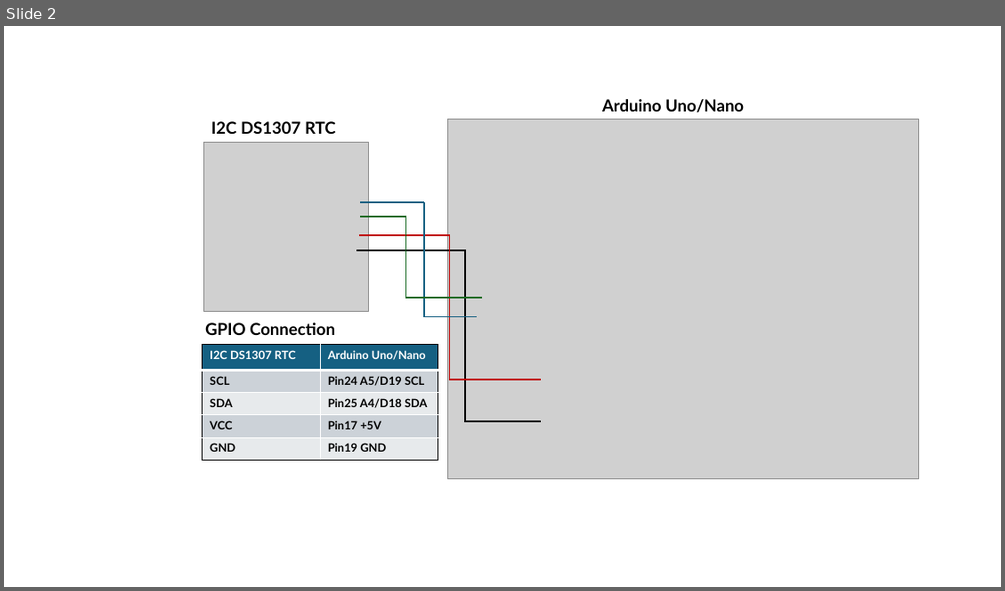
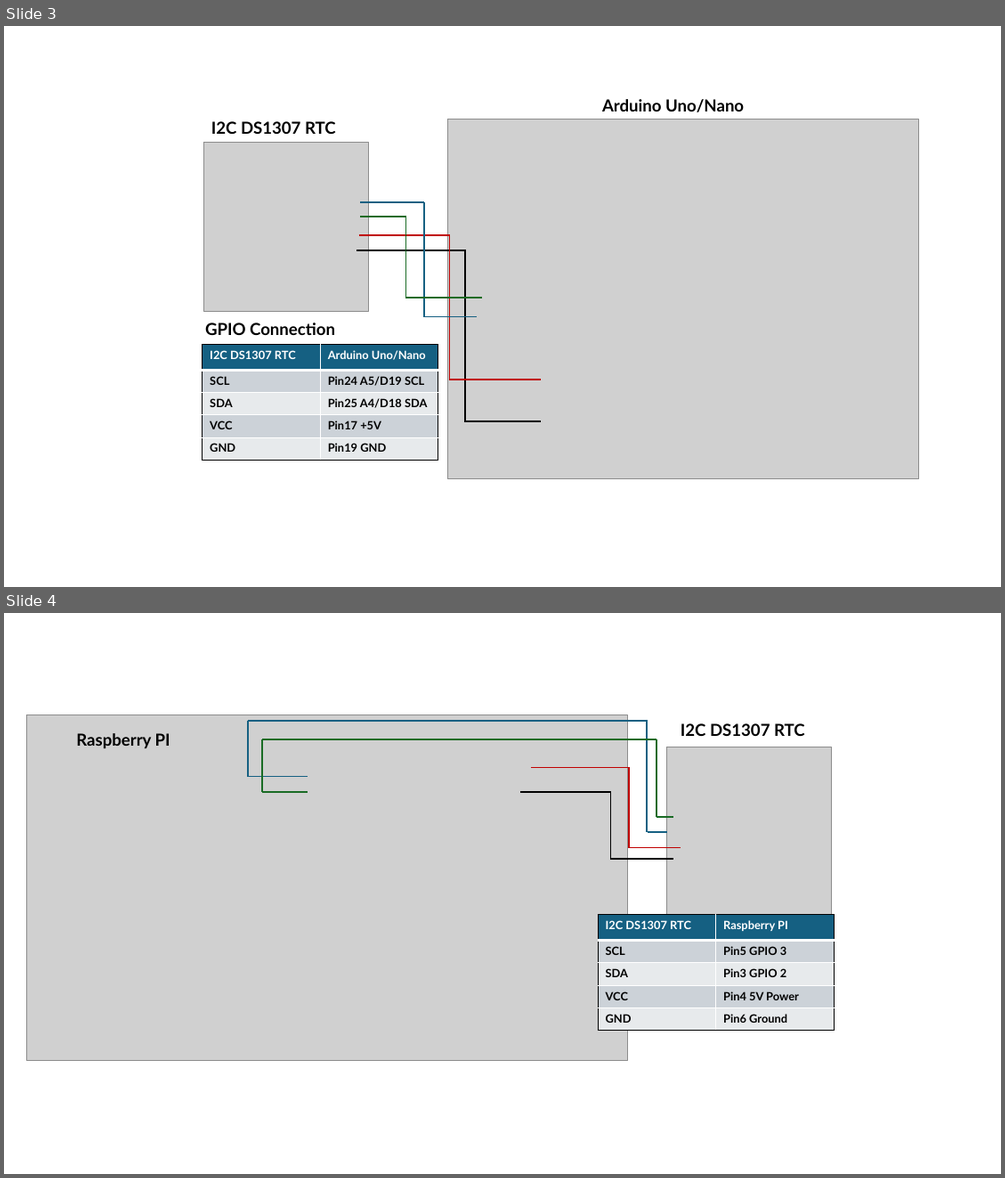
Before and after one commit to LiuYuancheng/Configure_DS1307_RTC_on_BBB_Arduino_RsPI, a slide deck: doc/designDoc.pptx. Shown one above the other, each under a label of ours: slide 2 before the commit, slides 3 and 4 after it. The pictures are 1005x591 and 1005x1178 pixels, drawn with LibreOffice and Linux fonts; fonts in the diff are those of the drawing; grey boxes stand for pictures. Boxes give left, top, right and bottom in pixels: in the first picture for what was removed or moved away, otherwise in the second. Text is boxed around its words. In the diff, an @@ line names an element or a change of style, - is before the commit and + after.

Commit message:
update the raspberry PI RTU reading code.

```diff
--- a/doc/designDoc.pptx
+++ b/doc/designDoc.pptx
@@ slide 4 added at (x1=4, y1=613, x2=1001, y2=1174), background #FFFFFF @@
@@ picture added at (x1=27, y1=715, x2=628, y2=1060) @@
@@ text added at (x1=76, y1=733, x2=170, y2=748), 16 pt, text #000000, bold @@
+Raspberry PI
@@ line added from (248, 722) to (647, 722), #156082 1.5 pt @@
@@ line added from (248, 777) to (248, 722), #156082 1.5 pt @@
@@ line added from (657, 739) to (262, 739), #196B24 1.5 pt @@
@@ line added from (262, 739) to (262, 792), #196B24 1.5 pt @@
@@ line added from (647, 832) to (647, 722), #156082 1.5 pt @@
@@ line added from (657, 739) to (657, 817), #196B24 1.5 pt @@
@@ text added at (x1=680, y1=723, x2=805, y2=736), 16 pt, text #000000, bold @@
+I2C DS1307 RTC
@@ elbow line added from (531, 767) to (680, 848), #C00000 1.5 pt @@
@@ picture added at (x1=667, y1=747, x2=832, y2=916) @@
@@ line added from (307, 777) to (248, 777), #156082 1.5 pt @@
@@ line added from (262, 792) to (307, 792), #196B24 1.5 pt @@
@@ elbow line added from (521, 792) to (673, 859), #000000 1.5 pt @@
@@ line added from (657, 817) to (673, 817), #196B24 1.5 pt @@
@@ line added from (667, 832) to (647, 832), #156082 1.5 pt @@
@@ table added at (x1=598, y1=915, x2=834, y2=1030), 5 rows, 2 columns @@
+I2C DS1307 RTC | Raspberry PI
+SCL | Pin5 GPIO 3
+SDA | Pin3 GPIO 2
+VCC | Pin4 5V Power
+GND | Pin6 Ground
@@ what was slide 2 is now slide 3 @@
```
Also in this commit, not shown: 1 other slide added, 5 other files.
